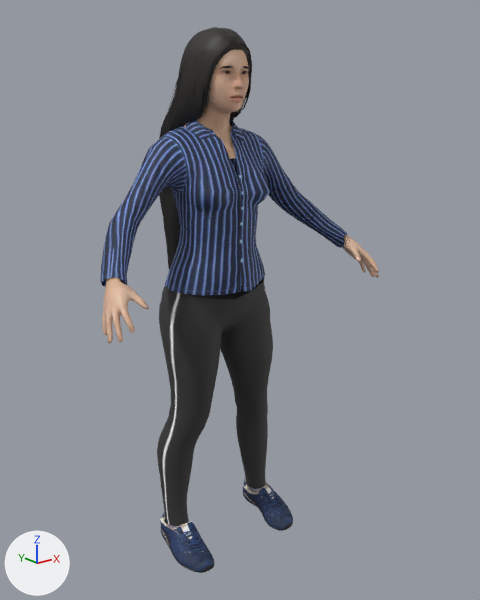
One commit to the glTF model unreleased/bus-game/assets/people/person_5.glb: the scene before it, then after it.
The view is the same before and after, from a 50 mm lens placed at (-1.118, -1.541, 1.361), pointed at (0.028, -0.109, 0.788). The axes (+X, +Y, +Z) are drawn at lower left. The lights are the same throughout. The picture after the commit comes second. Vertices at exactly the same position are counted once.

Objects in the first picture: 'Human', 'Human.female_elegantsuit01', 'Human.female_sportsuit01', 'Human.long01', 'Human.shoes06' and 1 more.
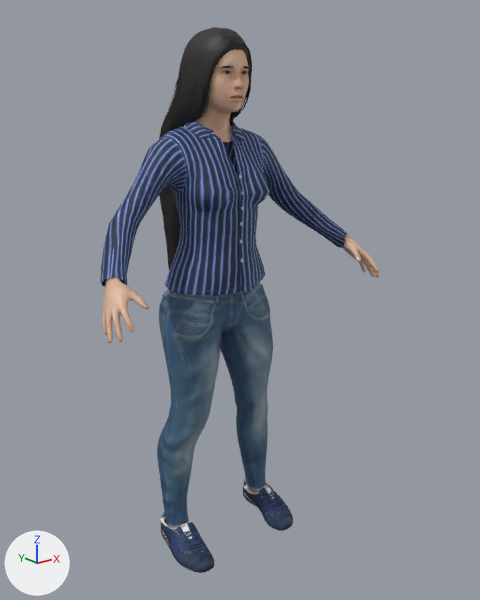
What differs and where, as boxes (x1, y1, x2, y2) in the pictures (480 x 600 px; the box of a moved part takes in the faces that stretch with it):
'Human.female_sportsuit01', recoloured (black to blue): (157, 282, 273, 526) in both
part 1 of me_base, moved or reshaped (mostly hidden afterwards): before (216, 133, 236, 159); after (216, 133, 231, 142)

The change, as a list of edits to the scene's bpy script:
```text
Add img_female_casualsuit01_normal:
    img_female_casualsuit01_normal = load_image('female_casualsuit01_normal', '_unpacked/female_casualsuit01_normal', 512, 512, 'Non-Color')
Add img_female_casualsuit01_diffuse:
    img_female_casualsuit01_diffuse = load_image('female_casualsuit01_diffuse', '_unpacked/female_casualsuit01_diffuse', 512, 512, 'sRGB')
Add mat_human_female_casualsuit01:
    mat_human_female_casualsuit01 = bpy.data.materials.new('Human.female_casualsuit01')
    # uses the picture img_female_casualsuit01_diffuse
    # uses the picture img_female_casualsuit01_normal
Change me_base:
    used by ob_human; location = (0.0, 0.0, 0.007)
    remove me_base.from_pydata(...)  # 1773 vertices, 3447 faces; spans x -0.461..0.461, y -0.287..0.036, z 0.803..1.501
    add me_base.from_pydata(...)  # 1756 vertices, 3432 faces; spans x -0.461..0.461, y -0.287..0.036, z 0.803..1.501
    me_base part 1
    21 vertices are removed from x -0.067..0.067, y -0.11..-0.034, z 1.182..1.413
    46 faces are deleted
    12 vertices are added at x -0.044..0.036, y -0.112..-0.028, z 1.224..1.414
    35 new faces join them, mat_human_body (picture img_middleage_lightskinned_female_diffuse2)
    other edits to the shape of me_base do not show in these pictures
Change me_female_sportsuit01:
    used by ob_human_female_sportsuit01; location = (0.0, 0.0, 0.007)
    remove me_female_sportsuit01.from_pydata(...)  # 886 vertices, 1712 faces; spans x -0.203..0.202, y -0.133..0.09, z 0.077..0.843
    remove me_female_sportsuit01.materials.append(mat_human_female_sportsuit01)
    add me_female_sportsuit01.from_pydata(...)  # 886 vertices, 1712 faces; spans x -0.203..0.202, y -0.132..0.088, z 0.077..0.843
    edits to the shape of me_female_sportsuit01 do not show in these pictures
    add me_female_sportsuit01.materials.append(mat_human_female_casualsuit01)
```
